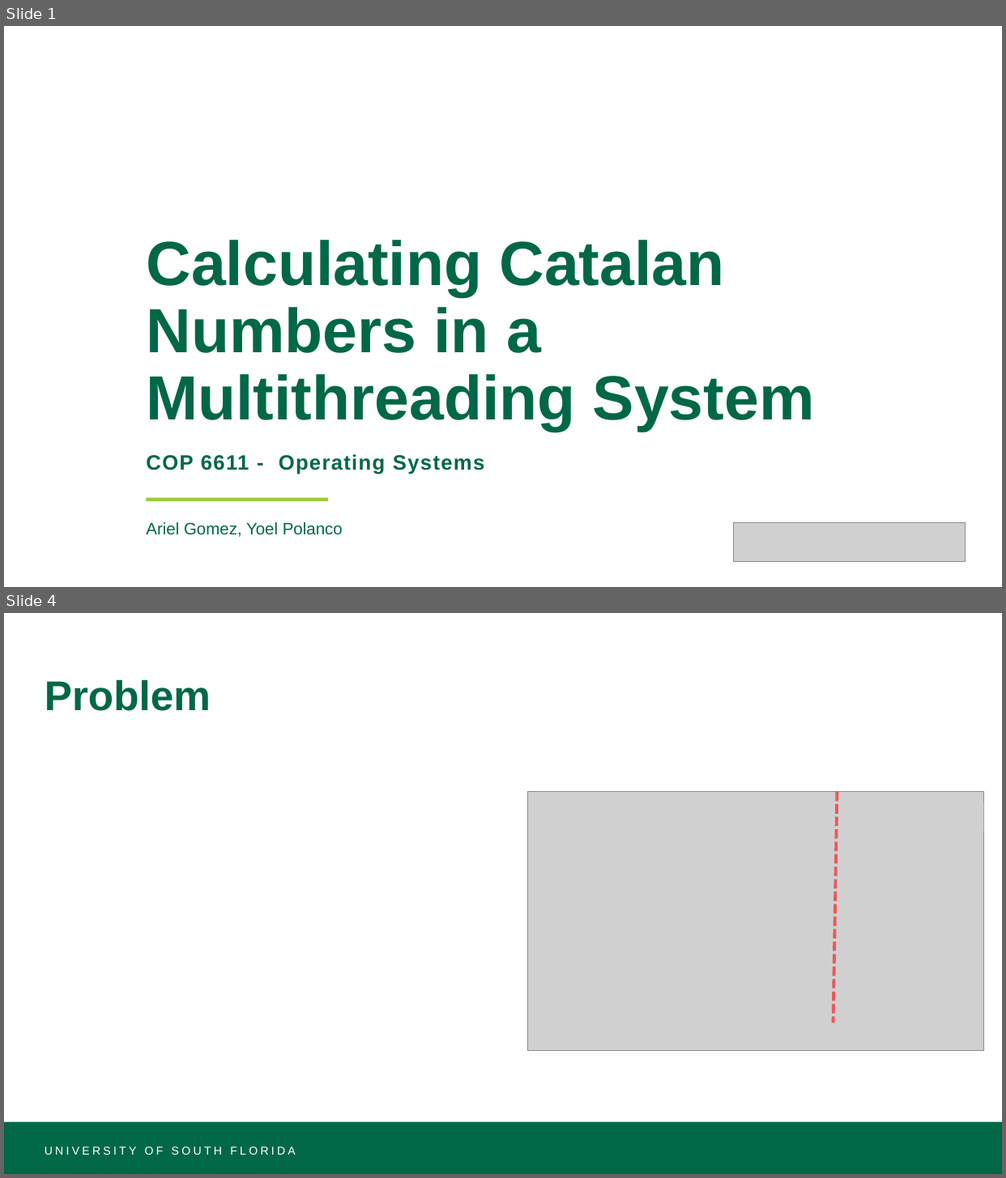
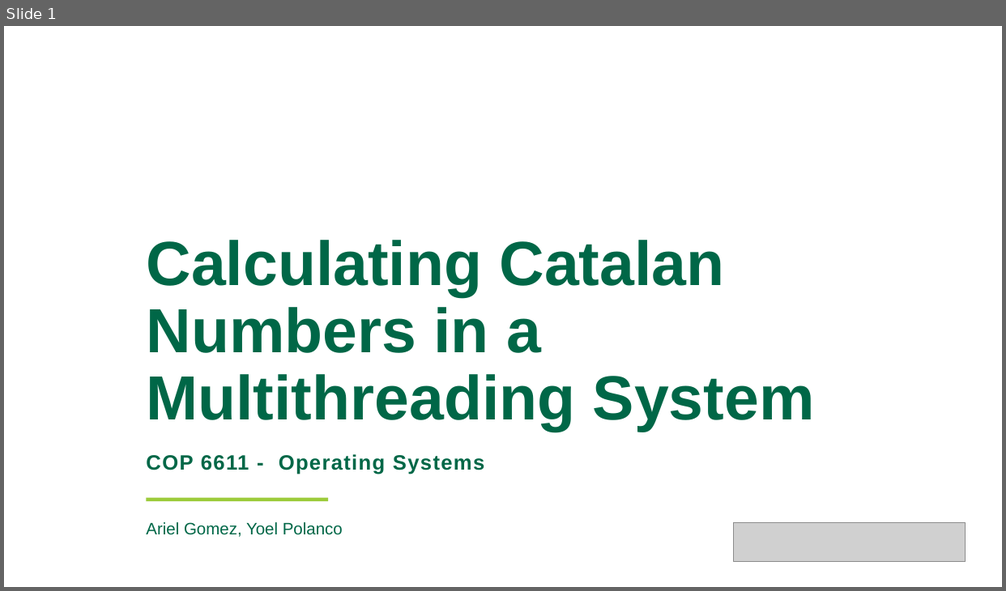
Before and after one commit to KS-AO-HUB/OS-Group-Project, a slide deck: catalan.pptx. Shown one above the other, each under a label of ours: slides 1 and 4 before the commit, slide 1 after it; the slides between them are not shown. The pictures are 1006x1178 and 1006x591 pixels, drawn with LibreOffice and Linux fonts; fonts in the diff are those of the drawing; grey boxes stand for pictures; background and template pictures are left out. Boxes give left, top, right and bottom in pixels: in the first picture for what was removed or moved away, otherwise in the second. Text is boxed around its words. In the diff, an @@ line names an element or a change of style, - is before the commit and + after.

```diff
--- a/catalan.pptx
+++ b/catalan.pptx
@@ slide 4 removed at (x1=4, y1=613, x2=1002, y2=1174), background #FFFFFF @@
@@ title removed at (x1=44, y1=679, x2=211, y2=711) @@
-Problem
@@ picture removed at (x1=527, y1=792, x2=983, y2=1051) @@
@@ line removed from (837, 792) to (833, 1023) @@
@@ picture removed at (x1=848, y1=803, x2=984, y2=831) @@
@@ rectangle removed at (x1=4, y1=1122, x2=1002, y2=1174) @@
@@ text removed at (x1=44, y1=1147, x2=295, y2=1155) @@
-UNIVERSITY OF SOUTH FLORIDA
```
Also in this commit, not shown: 8 slides changed, 4 slides added, 1 other slide removed, 1 other file.
